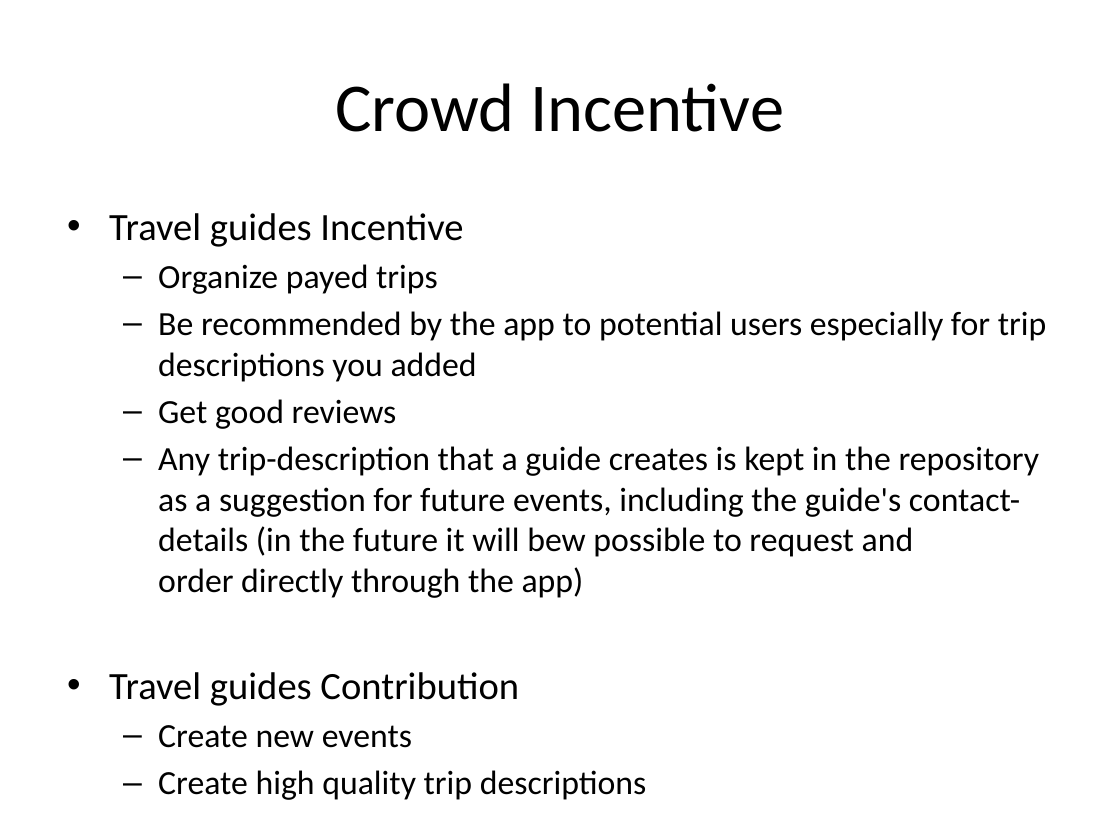
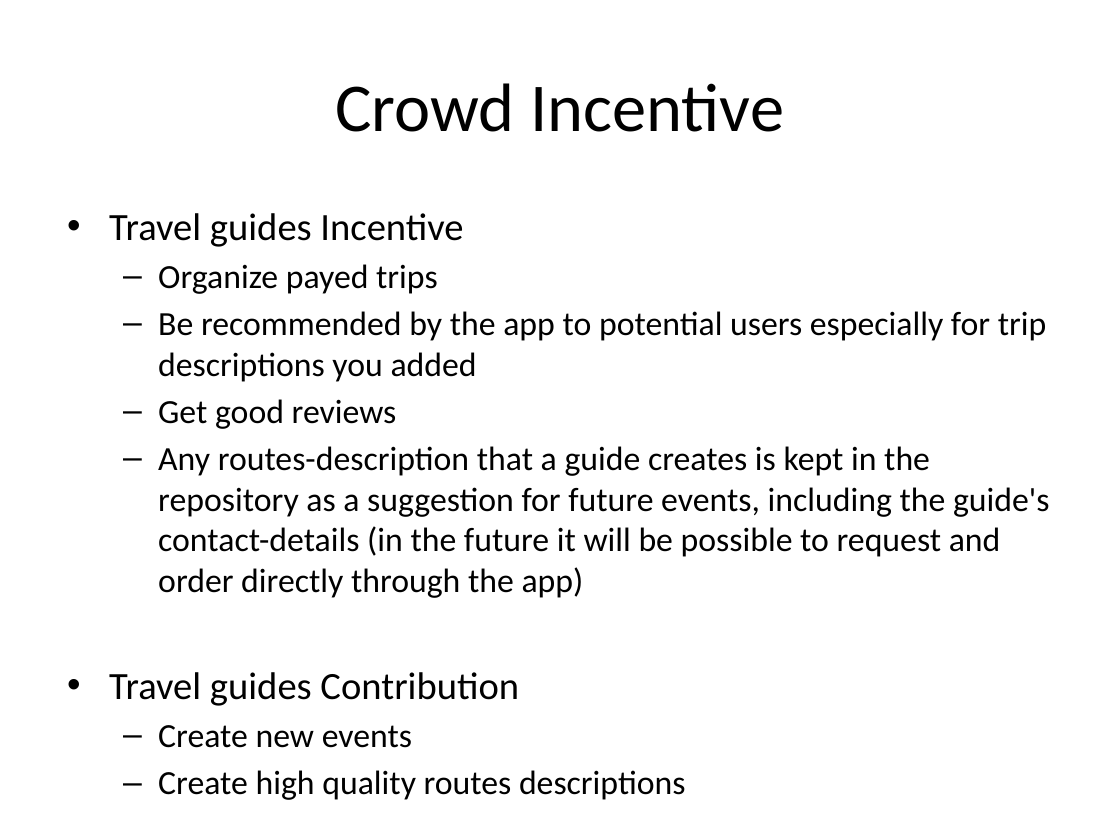
Before and after one commit to keremg/outsurfing, a slide deck: slide 7 of documents/Presentation.pptx. Drawn at 1120x840 pixels with LibreOffice and Linux fonts; fonts in the diff are those of the drawing. Boxes give left, top, right and bottom in pixels: in the first picture for what was removed or moved away, otherwise in the second. Text is boxed around its words. In the diff, an @@ line names an element or a change of style, - is before the commit and + after.

```diff
--- a/documents/Presentation.pptx
+++ b/documents/Presentation.pptx
@@ text at bbox=[109, 213, 1050, 748]: text changed @@
-  – Create high quality trip descriptions
+  – Create high quality routes descriptions
@@ text at bbox=[158, 446, 1050, 598]: text changed @@
-  – Any trip-description that a guide creates is kept in the repository as a suggestion for future events, including the guide's contact-details (in the future it will bew possible to request and order directly through the app)
+  – Any routes-description that a guide creates is kept in the repository as a suggestion for future events, including the guide's contact-details (in the future it will be possible to request and order directly through the app)
```
Also in this commit, not shown: 8 other slides changed.
